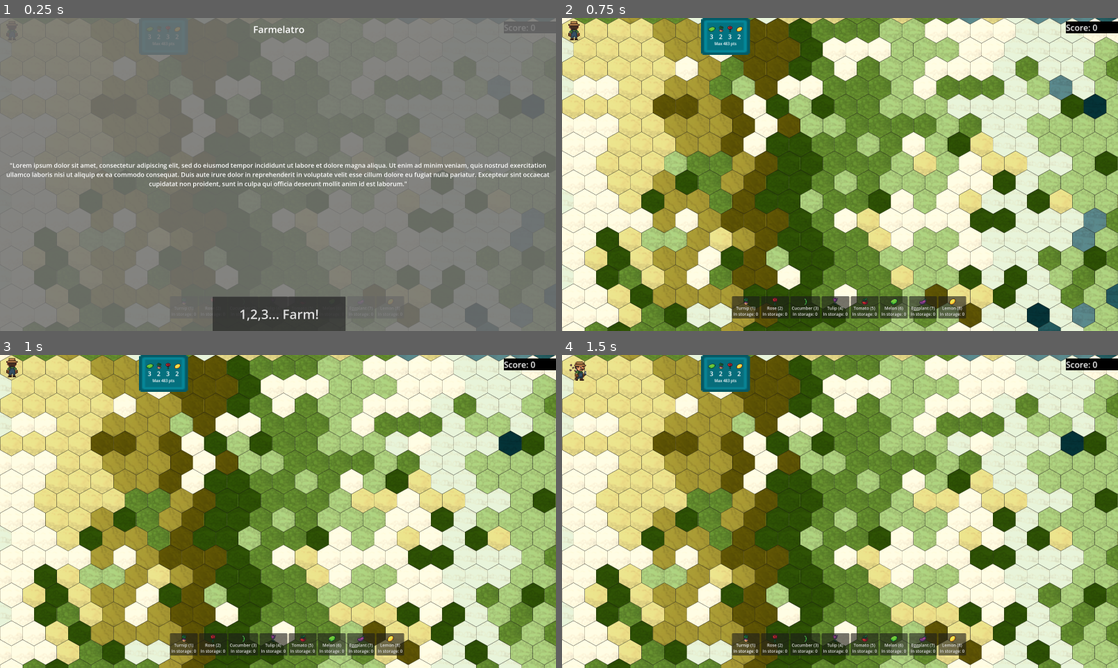
Above: before the commit, frames 1-4 (two rows, left to right).
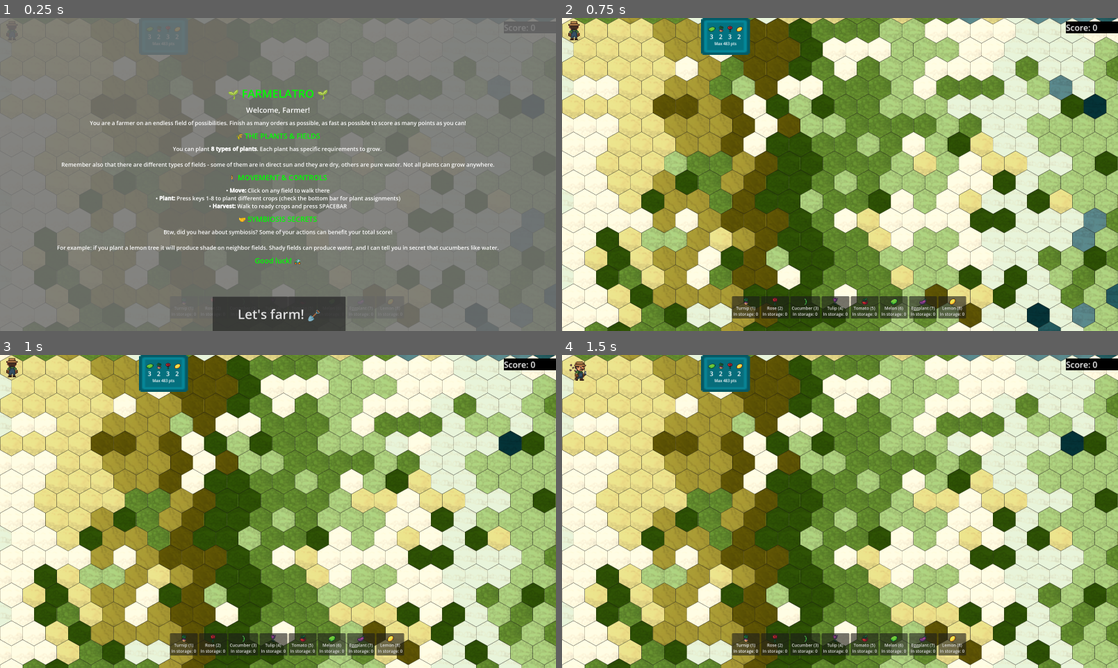
Above: after the commit, the same moments.

Repository: BlueDespero/slavicgamejam2025
Game: Godot game, scene res://main.tscn
The game is run twice, just before and just after one commit, with the same random seed, the same clock (stepped at 60 frames per second) and the same inputs.
Inputs (mouse positions are in pixels of both pictures, inside the frame that each line leads up to):
- Up to frame 1 (0.25 s): no input
- Up to frame 2 (0.75 s): click "1,2,3... Farm!" (after the commit: "Let's farm! 🪏") at 0.5 s
- Up to frame 3 (1 s): no input
- Up to frame 4 (1.5 s): tap Enter at 1.25 s; move the mouse to (962, 495) at 1.27 s; tap 1 at 1.35 s; click (962, 495) at 1.42 s

The runs differ from the first frame. In frame 1, 5.6% of the frame differs, in the area x 1-99%, y 2-97%; in frame 2, nothing differs; in frame 3, nothing differs; in frame 4, nothing differs.

Commit message:
Improve start screen

Diff:
--- a/main.tscn
+++ b/main.tscn
@@ -29,34 +29,45 @@
 grow_vertical = 2
 color = Color(0.443137, 0.443137, 0.443137, 0.870588)
 
-[node name="Title" type="RichTextLabel" parent="HUD"]
-anchors_preset = 5
-anchor_left = 0.5
-anchor_right = 0.5
-offset_left = -210.0
-offset_right = 220.0
-offset_bottom = 130.0
-grow_horizontal = 2
-theme_override_font_sizes/normal_font_size = 55
-text = "Farmelatro"
-fit_content = true
-horizontal_alignment = 1
-vertical_alignment = 1
-
-[node name="Message" type="Label" parent="HUD"]
+[node name="Message" type="RichTextLabel" parent="HUD"]
 anchors_preset = 14
 anchor_top = 0.5
 anchor_right = 1.0
 anchor_bottom = 0.5
-offset_top = -37.5
-offset_bottom = 37.5
+offset_top = -549.0
+offset_bottom = 562.0
 grow_horizontal = 2
 grow_vertical = 2
-theme_override_font_sizes/font_size = 36
-text = "\"Lorem ipsum dolor sit amet, consectetur adipiscing elit, sed do eiusmod tempor incididunt ut labore et dolore magna aliqua. Ut enim ad minim veniam, quis nostrud exercitation ullamco laboris nisi ut aliquip ex ea commodo consequat. Duis aute irure dolor in reprehenderit in voluptate velit esse cillum dolore eu fugiat nulla pariatur. Excepteur sint occaecat cupidatat non proident, sunt in culpa qui officia deserunt mollit anim id est laborum.\""
+bbcode_enabled = true
+text = "[center][font_size=64][color=green]🌱 FARMELATRO 🌱[/color][/font_size][/center]
+
+[font_size=42]Welcome, Farmer![/font_size]
+
+[font_size=32]You are a farmer on an endless field of possibilities. Finish as many orders as possible, as fast as possible to score as many points as you can![/font_size]
+
+[font_size=42][color=green]🌾 THE PLANTS & FIELDS[/color][/font_size]
+
+[font_size=32]You can plant [b]8 types of plants[/b]. Each plant has specific requirements to grow.
+
+Remember also that there are different types of fields - some of them are in direct sun and they are dry, others are pure water. Not all plants can grow anywhere.[/font_size]
+
+[font_size=42][color=green]🚶 MOVEMENT & CONTROLS[/color][/font_size]
+
+[font_size=32]• [b]Move:[/b] Click on any field to walk there
+• [b]Plant:[/b] Press keys 1-8 to plant different crops (check the bottom bar for plant assignments)
+• [b]Harvest:[/b] Walk to ready crops and press SPACEBAR[/font_size]
+
+[font_size=42][color=green]🤝 SYMBIOSIS SECRETS[/color][/font_size]
+
+[font_size=32]Btw, did you hear about symbiosis? Some of your actions can benefit your total score!
+
+For example: if you plant a lemon tree it will produce shade on neighbor fields. Shady fields can produce water, and I can tell you in secret that cucumbers like water.[/font_size]
+
+[center][font_size=42][color=green]Good luck! 🚜[/color][/font_size][/center]
+"
+autowrap_mode = 2
 horizontal_alignment = 1
 vertical_alignment = 1
-autowrap_mode = 2
 
 [node name="StartGameButton" type="Button" parent="HUD"]
 custom_minimum_size = Vector2(128, 64)
@@ -71,6 +82,6 @@
 grow_horizontal = 2
 grow_vertical = 0
 theme_override_font_sizes/font_size = 75
-text = "1,2,3... Farm!"
+text = "Let's farm! 🪏"
 
 [connection signal="pressed" from="HUD/StartGameButton" to="HUD" method="_on_start_game_button_pressed"]
